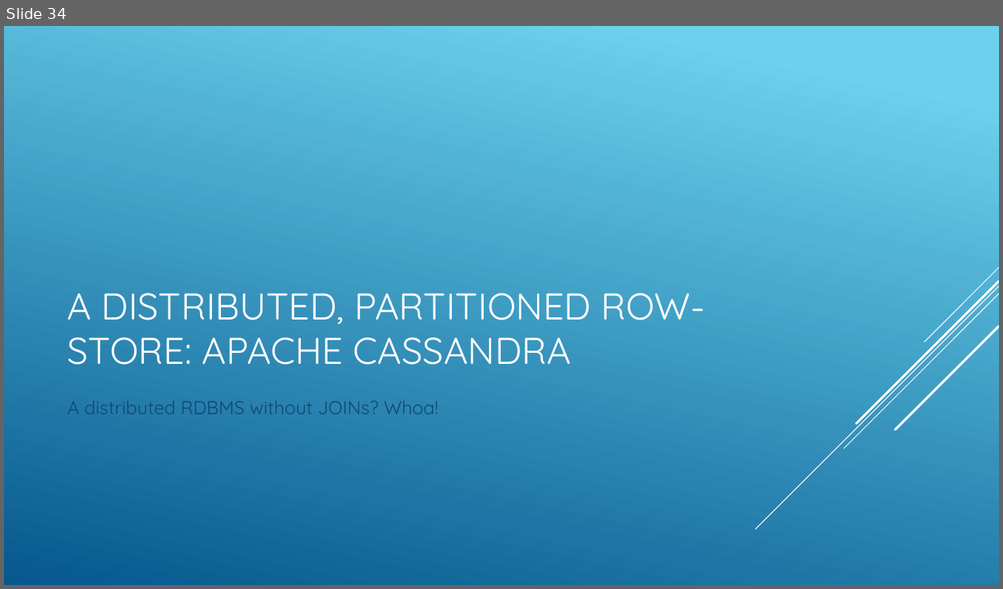
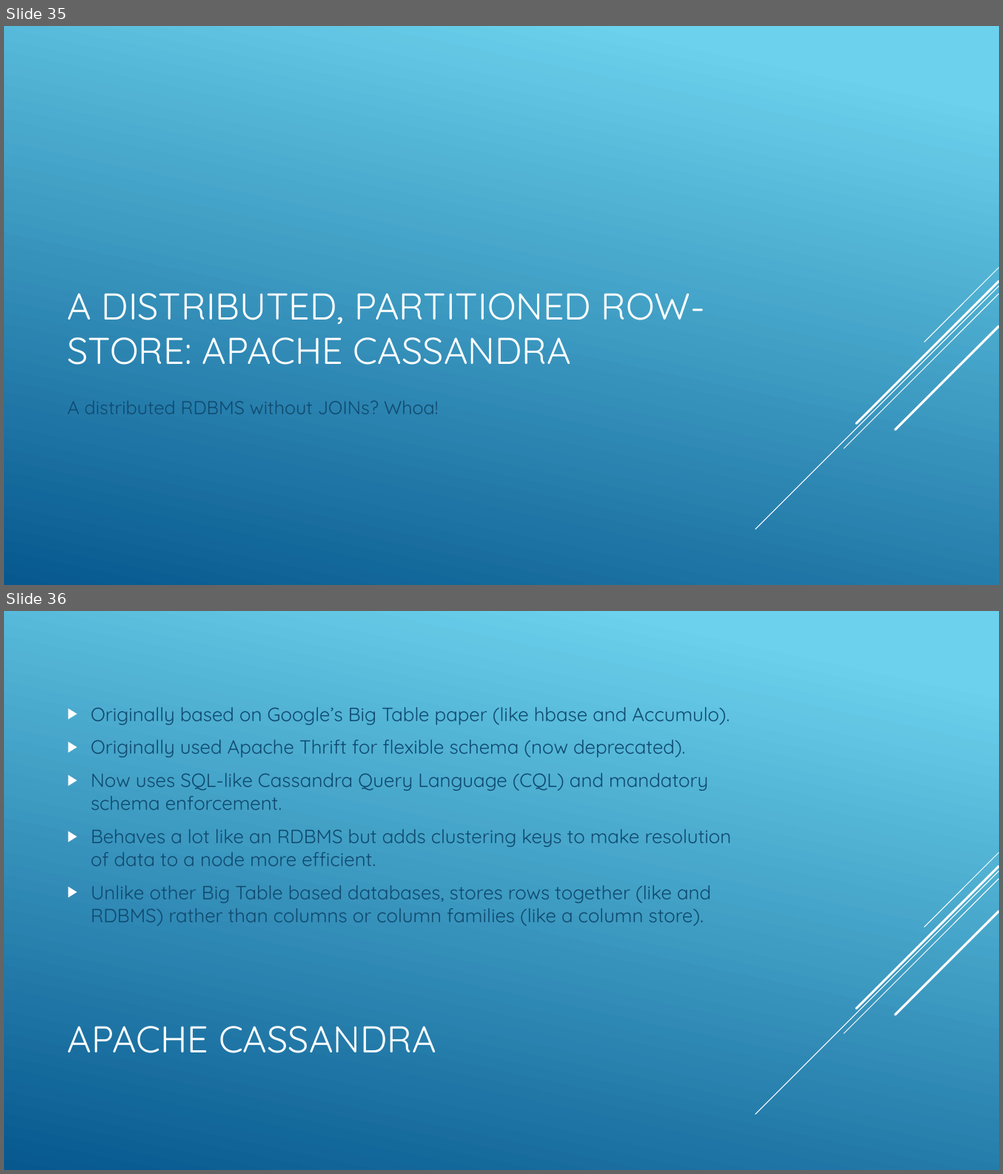
Before and after one commit to jbreyer/Polyglot, a slide deck: Polyglot Persistence and NOSQL.pptx. Shown one above the other, each under a label of ours: slide 34 before the commit, slides 35 and 36 after it. The pictures are 1003x589 and 1003x1174 pixels, drawn with LibreOffice and Linux fonts; fonts in the diff are those of the drawing. Boxes give left, top, right and bottom in pixels: in the first picture for what was removed or moved away, otherwise in the second. Text is boxed around its words. In the diff, an @@ line names an element or a change of style, - is before the commit and + after.

```diff
--- a/Polyglot Persistence and NOSQL.pptx
+++ b/Polyglot Persistence and NOSQL.pptx
@@ slide 36 added at [4,611,999,1170], background gradient #6ED2EB to #06588E; not listed: 5 template elements that a slide beside it also shows @@
@@ text added at [91,707,731,926], 18.5 pt, text #0F496F @@
+▶ Originally based on Google’s Big Table paper (like hbase and Accumulo).
+▶ Originally used Apache Thrift for flexible schema (now deprecated).
+▶ Now uses SQL-like Cassandra Query Language (CQL) and mandatory schema enforcement.
+▶ Behaves a lot like an RDBMS but adds clustering keys to make resolution of data to a node more efficient.
+▶ Unlike other Big Table based databases, stores rows together (like and RDBMS) rather than columns or column families (like a column store).
@@ title added at [68,1026,436,1054], 36 pt, text #FFFFFF @@
+APACHE CASSANDRA
@@ what was slide 34 is now slide 35 @@
```
Also in this commit, not shown: 6 slides changed, 19 other slides added, 1 slide removed.
